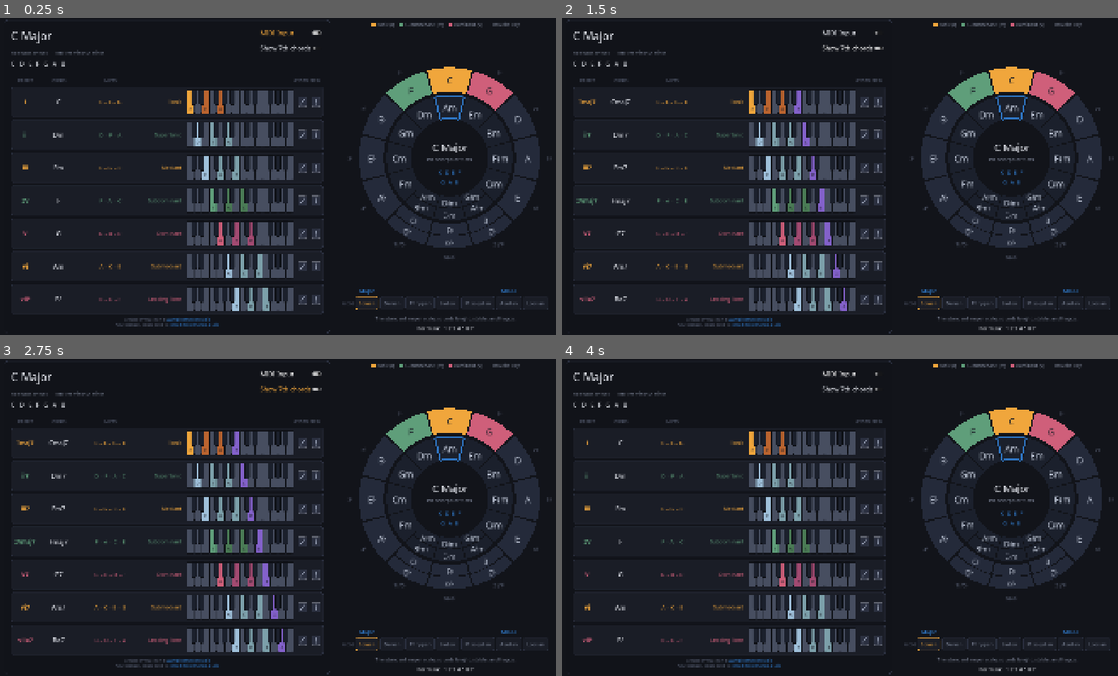
Above: before the commit, frames 1-4 (two rows, left to right).
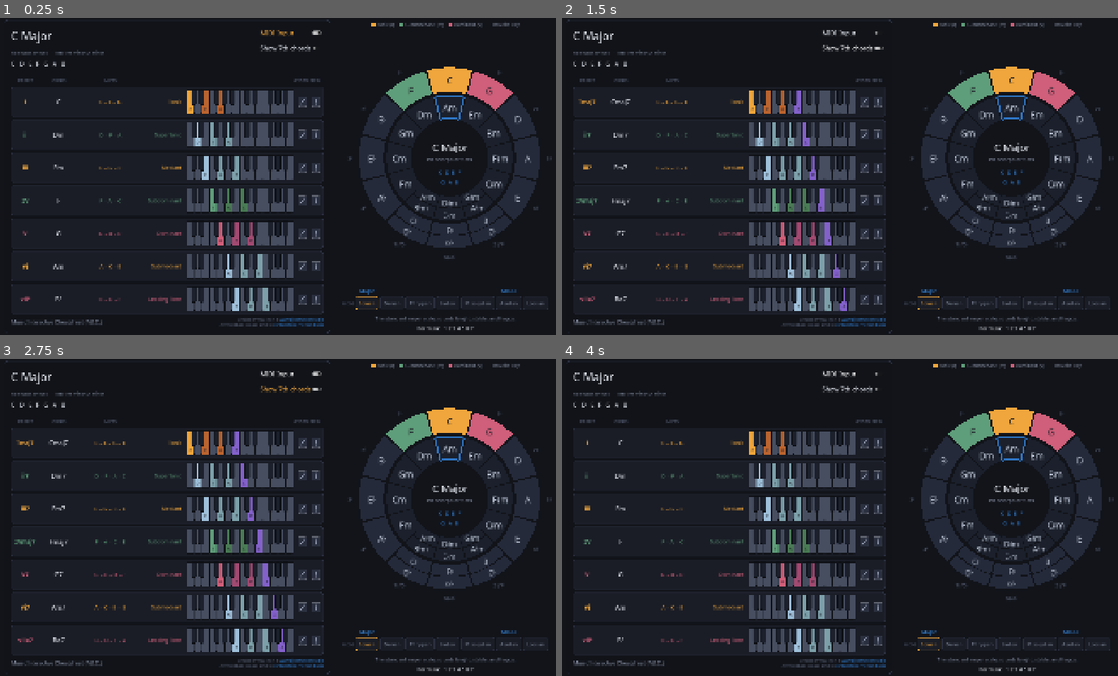
Above: after the commit, the same moments.

Repository: Square-Atom/mic
Game: Godot game, scene res://scenes/main.tscn
Same seed, same stepped clock (60 frames per second), same inputs: the game is played once before the commit and once after it.
Inputs:
- Up to frame 1 (0.25 s): no input
- Up to frame 2 (1.5 s): click "MIDI Input" at 0.5 s; click "Show 7th chords" at 1.25 s
- Up to frame 3 (2.75 s): click "MIDI Input" at 2 s
- Up to frame 4 (4 s): click "Show 7th chords" at 2.75 s; click "MIDI Input" at 3.5 s

The runs differ from the first frame. In frame 1, 0.7% of the frame differs, in the area x 2-59%, y 94-98%; in frame 2, 0.7%; in frame 3, 0.7%; in frame 4, 0.7%.

Commit message:
Name the app in the footer, beside the author's details
The footer now reads as one row: the full name on the left, a rule, then
the credits on the right. Both halves expand equally, so the rule sits
midway while each block stays pinned to its edge of the table.

Laid out horizontally rather than stacked because stacking added about
40px to the panel, which pushed the whole layout past 1080 and clipped
the circle's legend and the mode formula. A single row keeps the footer
at the height it already was, so nothing else had to move.

The rule is styled explicitly: the theme only dresses HSeparator, so a
bare VSeparator would fall back to a default grey matching nothing.

Co-Authored-By: Claude Opus 5 <noreply@anthropic.com>

Diff:
--- a/scenes/chord_panel.tscn
+++ b/scenes/chord_panel.tscn
@@ -117,6 +117,6 @@
 layout_mode = 2
 size_flags_vertical = 3
 theme_override_constants/separation = 8
-[node name="Credits" type="RichTextLabel" parent="Margin/VBox"]
+[node name="Credits" type="HBoxContainer" parent="Margin/VBox"]
 layout_mode = 2
 script = ExtResource("3_credits")
--- a/scripts/ui/credits.gd
+++ b/scripts/ui/credits.gd
@@ -1,12 +1,18 @@
 class_name Credits
-extends RichTextLabel
+extends HBoxContainer
 
-## The credit line under the chord table.
+## The footer under the chord table: the app's name on the left, the author's
+## details on the right, divided by a rule.
+##
+## Both halves expand equally, so the rule sits midway while the name stays
+## pinned to the table's left edge and the details to its right edge.
 ##
 ## The links are real ones. A web address you cannot click is decoration, and
 ## the email is the whole point of inviting feedback - so both open through the
 ## OS, which on the web export means a new tab or the mail client.
 
+const TITLE := "Music Interactive Cheatsheet (M.I.C.)"
+const TITLE_FONT_SIZE := 18
 const FONT_SIZE := 13
 const SITE_URL := "https://www.pixelmancer.studio"
 const SITE_LABEL := "www.pixelmancer.studio"
@@ -14,22 +20,58 @@
 
 
 func _ready() -> void:
-	bbcode_enabled = true
-	fit_content = true
-	scroll_active = false
-	autowrap_mode = TextServer.AUTOWRAP_WORD_SMART
-	meta_underlined = true
-	add_theme_font_size_override("normal_font_size", FONT_SIZE)
-	add_theme_color_override("default_color", Palette.TEXT_FAINT)
-	meta_clicked.connect(_on_meta_clicked)
+	add_theme_constant_override("separation", 16)
+	_add_title()
+	_add_rule()
+	_add_details()
+
+
+func _add_title() -> void:
+	var title := Label.new()
+	title.text = TITLE
+	title.size_flags_horizontal = Control.SIZE_EXPAND_FILL
+	# The details run to two lines, so centre the single-line name against them
+	# rather than letting it sit on the first line.
+	title.vertical_alignment = VERTICAL_ALIGNMENT_CENTER
+	title.add_theme_font_size_override("font_size", TITLE_FONT_SIZE)
+	title.add_theme_color_override("font_color", Palette.TEXT_DIM)
+	add_child(title)
+
+
+func _add_rule() -> void:
+	var rule := VSeparator.new()
+	# The theme only styles HSeparator, so a bare VSeparator would fall back to
+	# Godot's default grey. Match the panel edge the horizontal rules already use.
+	var line := StyleBoxLine.new()
+	line.color = Palette.PANEL_EDGE
+	line.thickness = 1
+	line.vertical = true
+	rule.add_theme_stylebox_override("separator", line)
+	add_child(rule)
+
+
+func _add_details() -> void:
+	var details := RichTextLabel.new()
+	details.bbcode_enabled = true
+	# Without fit_content a RichTextLabel claims a default height and the footer
+	# either clips its second line or leaves dead space below it.
+	details.fit_content = true
+	details.scroll_active = false
+	details.autowrap_mode = TextServer.AUTOWRAP_WORD_SMART
+	details.meta_underlined = true
+	details.size_flags_horizontal = Control.SIZE_EXPAND_FILL
+	details.add_theme_font_size_override("normal_font_size", FONT_SIZE)
+	details.add_theme_color_override("default_color", Palette.TEXT_FAINT)
+	details.meta_clicked.connect(_on_meta_clicked)
 
 	# The link colour is taken from the palette rather than written as a literal,
 	# so it cannot drift from the rest of the interface.
 	var link := Palette.RELATIVE.to_html(false)
-	text = "[center]Created by Hau Tran at %s\nAny feedback, please send to %s[/center]" % [
+	details.text = "[right]Created by Hau Tran at %s\nAny feedback, please send to %s[/right]" % [
 		_link(SITE_URL, SITE_LABEL, link),
 		_link("mailto:" + CONTACT, CONTACT, link),
 	]
+	add_child(details)
 
 
 static func _link(target: String, label: String, color: String) -> String:
